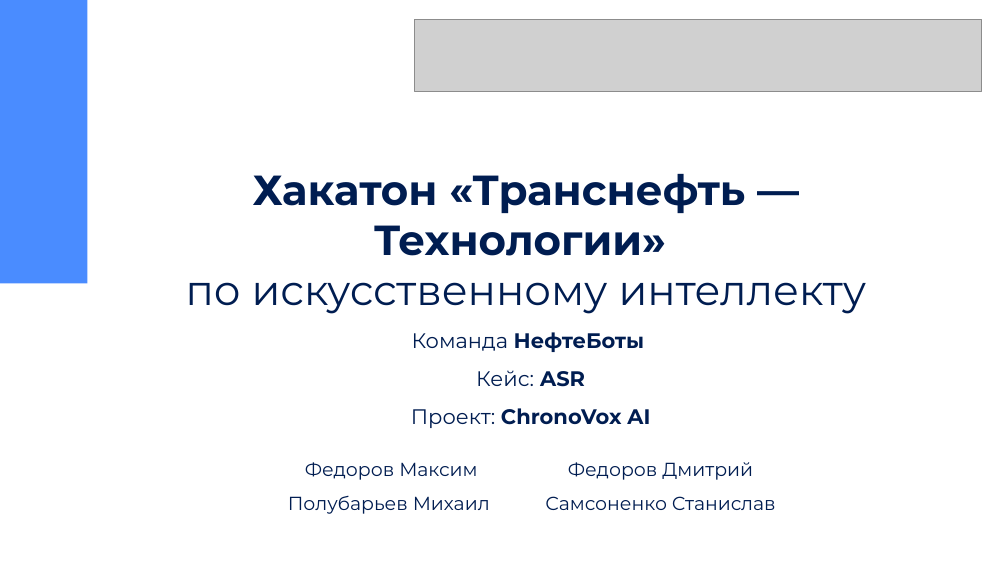
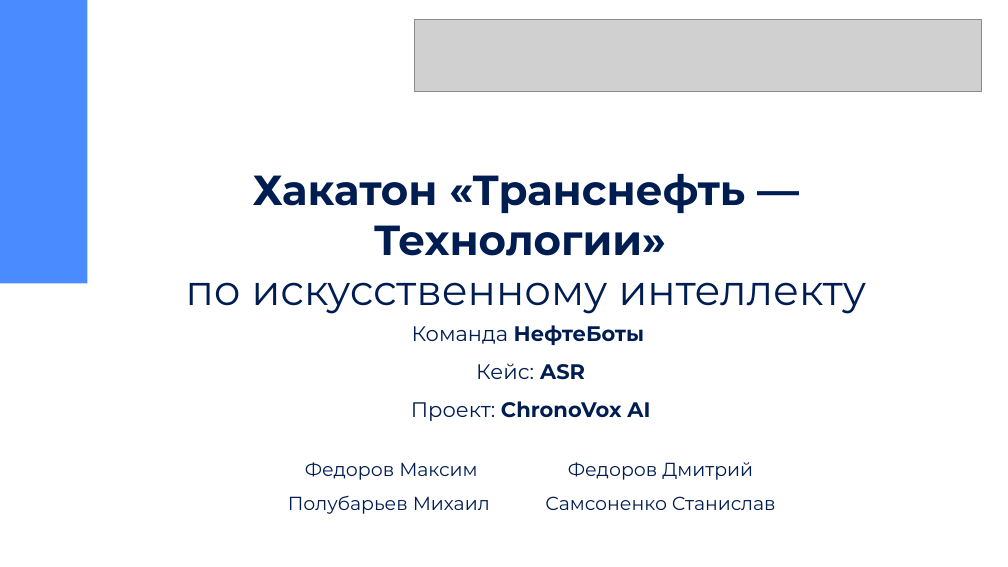
Before and after one commit to maxikfedorov/HACK-TRANSNEFT-ASR, a slide deck: slide 1 of ТрансНефть.pptx. Drawn at 1008x567 pixels with LibreOffice and Linux fonts; fonts in the diff are those of the drawing; grey boxes stand for pictures. Boxes give left, top, right and bottom in pixels: in the first picture for what was removed or moved away, otherwise in the second. Text is boxed around its words. In the diff, an @@ line names an element or a change of style, - is before the commit and + after.

```diff
--- a/ТрансНефть.pptx
+++ b/ТрансНефть.pptx
@@ subtitle "Команда НефтеБоты": place and size @@
-subtitle "Команда НефтеБоты" at (411,332,650,428)
+subtitle "Команда НефтеБоты" at (411,325,650,421)
```
Also in this commit, not shown: 4 other slides changed, 5 other files.
